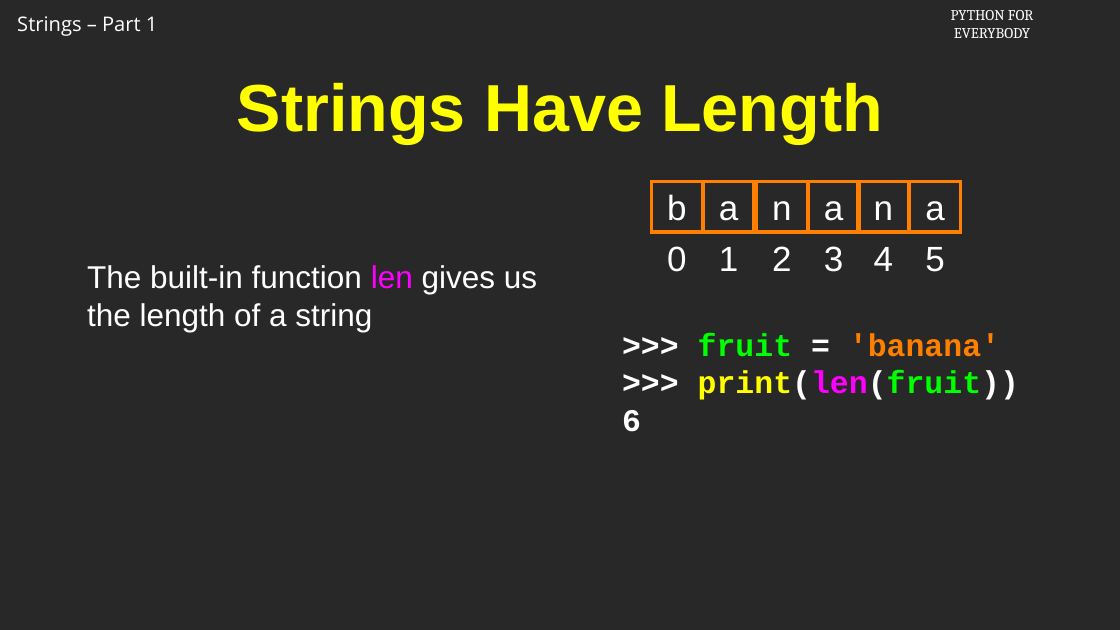
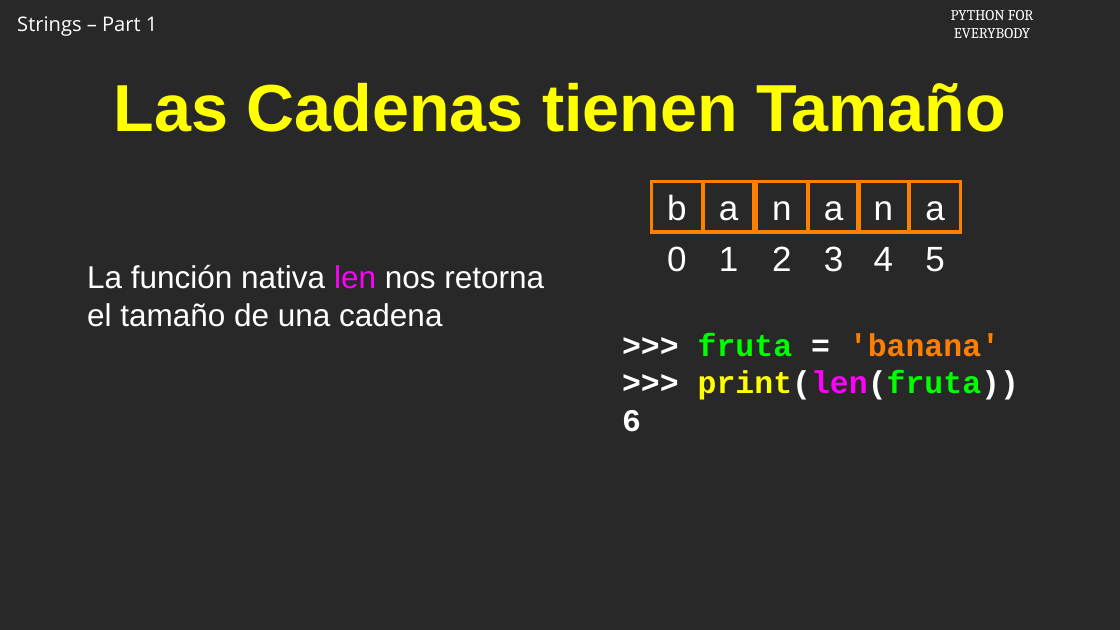
Before and after one commit to csev/py4e, a slide deck: slide 6 of ai/6.1.pptx. Drawn at 1120x630 pixels with LibreOffice and Linux fonts; fonts in the diff are those of the drawing; background and template pictures are left out. Boxes give left, top, right and bottom in pixels: in the first picture for what was removed or moved away, otherwise in the second. Text is boxed around its words. In the diff, an @@ line names an element or a change of style, - is before the commit and + after.

```diff
--- a/ai/6.1.pptx
+++ b/ai/6.1.pptx
@@ title at [114, 83, 1006, 132]: text changed @@
-Strings Have Length
+Las Cadenas tienen Tamaño
@@ text at [87, 265, 544, 327]: text changed @@
-The built-in function len gives us the length of a string
+La función nativa len nos retorna el tamaño de una cadena
@@ text at [698, 333, 1019, 400]: text changed @@
->>> fruit = 'banana'
->>> print(len(fruit))
+>>> fruta = 'banana'
+>>> print(len(fruta))
```
Also in this commit, not shown: 16 other slides changed, 1 slide added, 1 slide removed.
